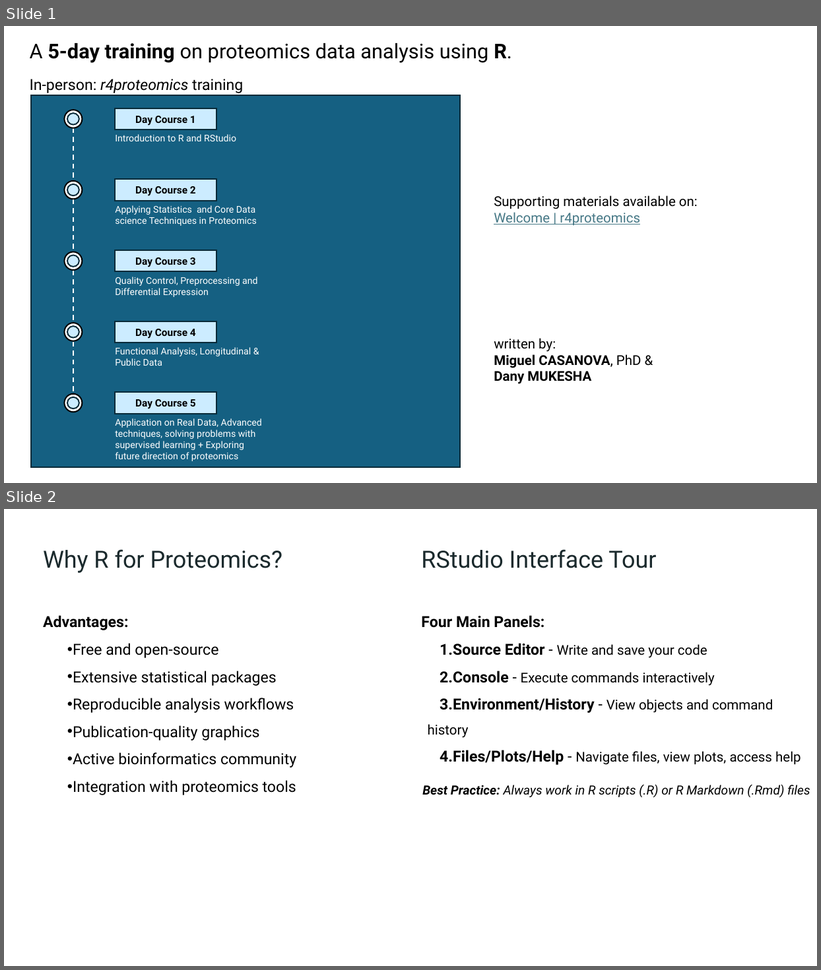
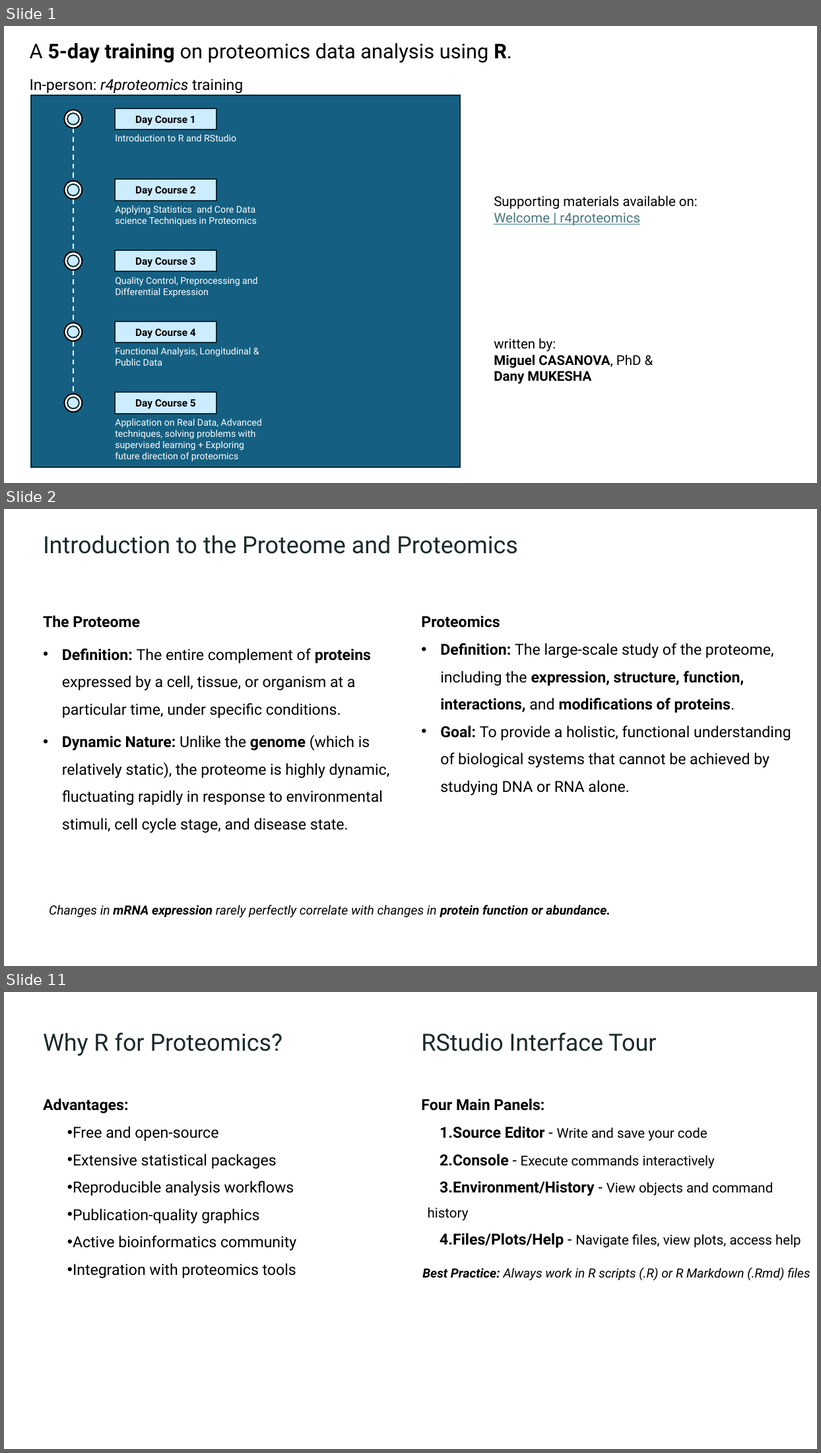
Before and after one commit to lodiag-holocron/r4proteomics, a slide deck: inst/r4proteomics_slides.pptx. Shown one above the other, each under a label of ours: slides 1 and 2 before the commit, slides 1, 2 and 11 after it; the slides between them are not shown. The pictures are 821x970 and 821x1453 pixels, drawn with LibreOffice and Linux fonts; fonts in the diff are those of the drawing. Boxes give left, top, right and bottom in pixels: in the first picture for what was removed or moved away, otherwise in the second. Text is boxed around its words. In the diff, an @@ line names an element or a change of style, - is before the commit and + after.

```diff
--- a/inst/r4proteomics_slides.pptx
+++ b/inst/r4proteomics_slides.pptx
@@ slide 2 added at box(4, 509, 817, 966), background #FFFFFF @@
@@ text added at box(43, 535, 518, 554), 28 pt, text #1A292C @@
+Introduction to the Proteome and Proteomics
@@ text added at box(43, 615, 390, 833), 18 pt, text #000000 @@
+The Proteome
+• Definition: The entire complement of proteins expressed by a cell, tissue, or organism at a particular time, under specific conditions.
+• Dynamic Nature: Unlike the genome (which is relatively static), the proteome is highly dynamic, fluctuating rapidly in response to environmental stimuli, cell cycle stage, and disease state.
@@ text added at box(421, 616, 791, 795), 18 pt, text #000000 @@
+Proteomics
+• Definition: The large-scale study of the proteome, including the expression, structure, function, interactions, and modifications of proteins.
+• Goal: To provide a holistic, functional understanding of biological systems that cannot be achieved by studying DNA or RNA alone.
@@ text added at box(49, 905, 611, 918), 15 pt, text #000000, italic @@
+  Changes in mRNA expression rarely perfectly correlate with changes in protein function or abundance.
@@ what was slide 2 is now slide 11 @@
```
Also in this commit, not shown: 8 other slides added.
